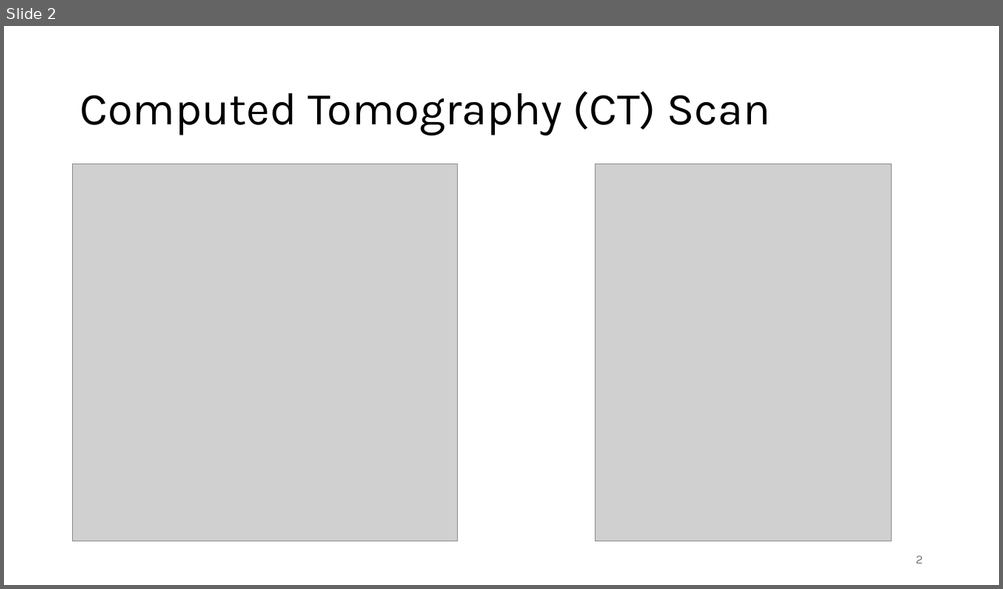
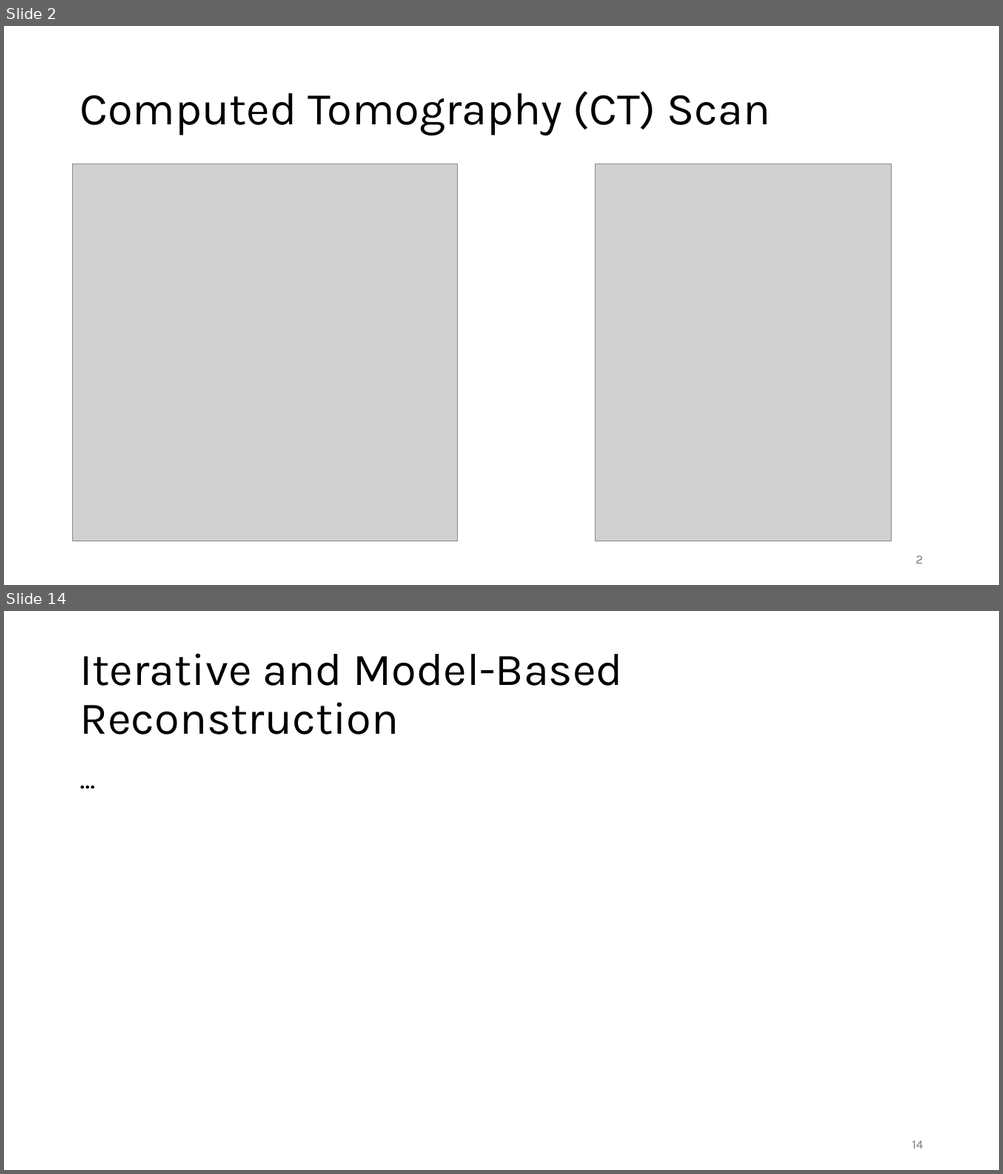
Before and after one commit to FelixWick/DL_images, a slide deck: slides/CT.pptx. Shown one above the other, each under a label of ours: slide 2 before the commit, slides 2 and 14 after it; the slides between them are not shown. The pictures are 1003x589 and 1003x1174 pixels, drawn with LibreOffice and Linux fonts; fonts in the diff are those of the drawing; grey boxes stand for pictures. Boxes give left, top, right and bottom in pixels: in the first picture for what was removed or moved away, otherwise in the second. Text is boxed around its words. In the diff, an @@ line names an element or a change of style, - is before the commit and + after.

```diff
--- a/slides/CT.pptx
+++ b/slides/CT.pptx
@@ slide 14 added at <box>4,611,999,1170</box>, background #FFFFFF @@
@@ title added at <box>79,653,623,735</box>, 44 pt, text #000000 @@
+Iterative and Model-Based Reconstruction
@@ text added at <box>73,760,930,1116</box>, 28 pt, text #000000 @@
+...
@@ page number added at <box>912,1141,923,1149</box>, 12 pt, text #797979 @@
+14
```
Also in this commit, not shown: 5 slides changed, 7 other slides added, 1 slide removed.
